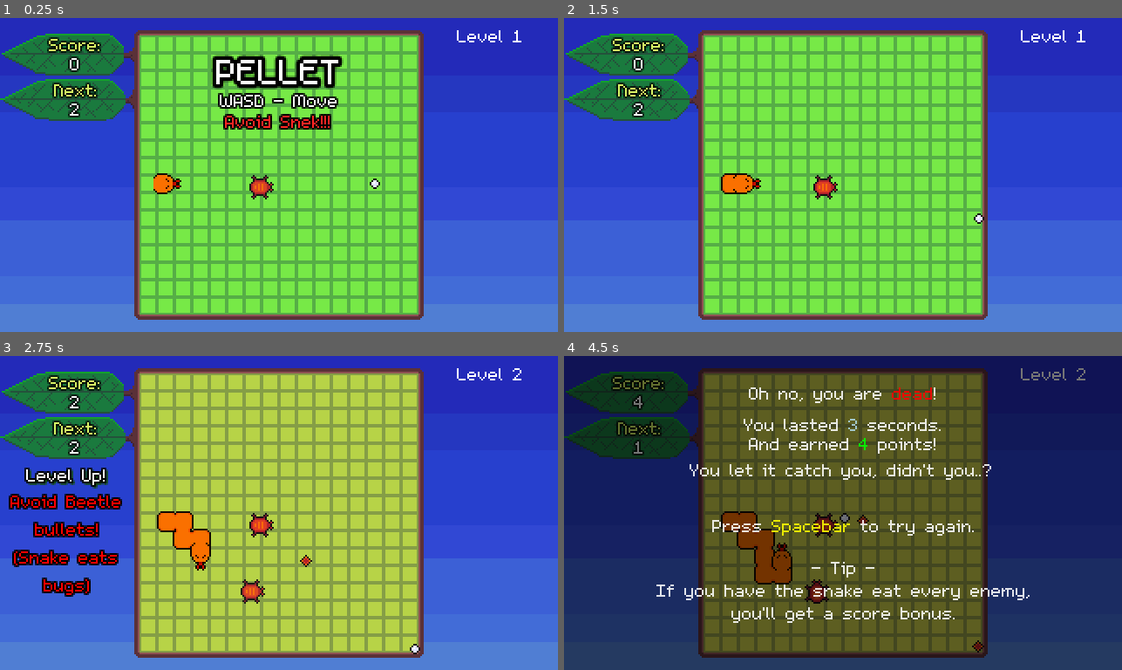
Above: before the commit, frames 1-4 (two rows, left to right).
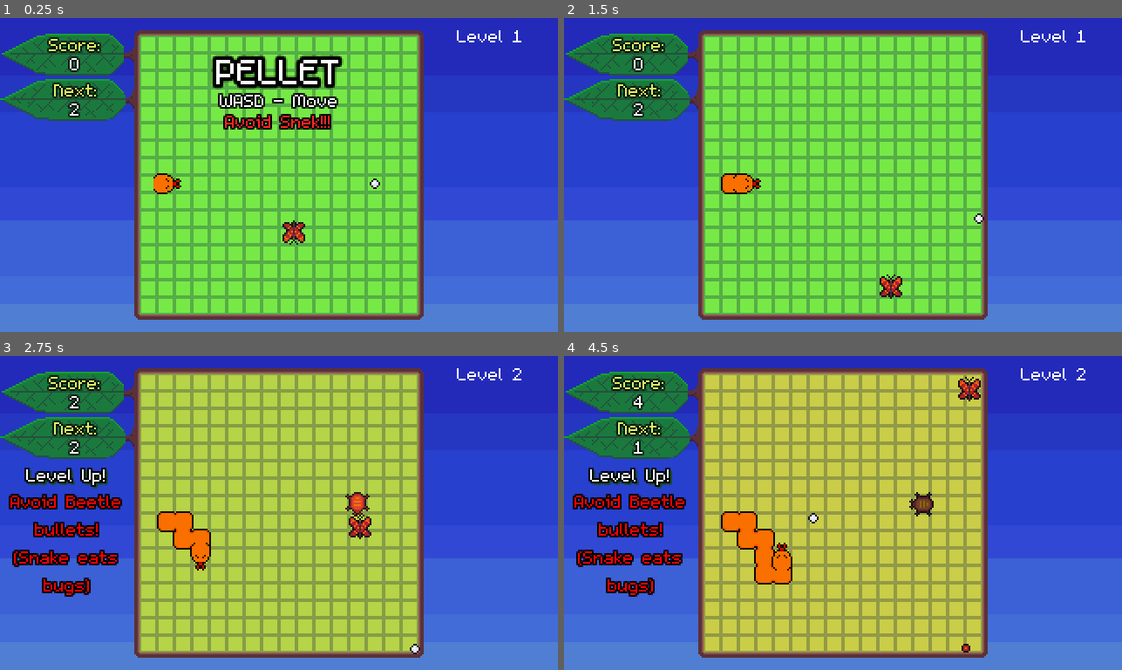
Above: after the commit, the same moments.

Repository: bdunko/Pellet
Game: Godot game, scene res://main.tscn
Same seed, same stepped clock (60 frames per second), same inputs: the game is played once before the commit and once after it.
Inputs:
- Up to frame 1 (0.25 s): no input
- Up to frame 2 (1.5 s): hold D (right) 0.53-1.28 s; hold S (down) from 1.28 s (still down)
- Up to frame 3 (2.75 s): release S (down) at 2.03 s; hold D (right) from 2.03 s (still down)
- Up to frame 4 (4.5 s): release D (right) at 2.78 s; hold W (up) 2.78-3.53 s; hold A (left) from 3.53 s (still down)

The runs differ from the first frame. In frame 1, 0.4% of the frame differs, in the area x 44-55%, y 50-73%; in frame 2, 0.4%; in frame 3, 0.9%; in frame 4, 99%, in the area x 0-100%, y 0-100%.

Commit message:
bullet fade

Diff:
--- a/bouncing_bullet.gd
+++ b/bouncing_bullet.gd
@@ -9,8 +9,15 @@
 
 var COLLISIONS_BEFORE_FREE = 3
 var num_collisions = 0
+var mod_target = 1.0
 
 func _process(delta):
+	modulate.a = lerp(modulate.a, mod_target, 20 * delta)
+	modulate.r = lerp(modulate.r, mod_target, 20 * delta)
+	modulate.g = lerp(modulate.g, mod_target, 20 * delta)
+	if modulate.r == 0:
+		queue_free()
+
 	var collision: KinematicCollision2D = move_and_collide(velocity * delta)
 	if collision:
 		_update_num_collisions()
@@ -29,4 +36,9 @@
 func _update_num_collisions():
 	num_collisions += 1
 	if num_collisions == COLLISIONS_BEFORE_FREE:
-		queue_free()
+		call_deferred("_begin_destroy")
+
+func _begin_destroy():
+	mod_target = 0.0
+	$CollisionShape2D.disabled = true
+	velocity = Vector2.ZERO
--- a/bullet.gd
+++ b/bullet.gd
@@ -13,13 +13,12 @@
 	modulate.a = lerp(modulate.a, mod_target, 20 * delta)
 	modulate.r = lerp(modulate.r, mod_target, 20 * delta)
 	modulate.g = lerp(modulate.g, mod_target, 20 * delta)
+	if modulate.r == 0:
+		queue_free()
 
 	var collide = move_and_collide(velocity  * delta)
 	if collide != null:
 		call_deferred("_begin_destroy")
-
-	if modulate.r == 0:
-		queue_free()
 
 func _on_collide_with_bug(body):
 	if body != bug_owner:
--- a/main.tscn
+++ b/main.tscn
@@ -14,7 +14,7 @@
 [ext_resource type="Texture2D" uid="uid://cay5ftkmugouq" path="res://assets/sky_morning.png" id="6_7fbtx"]
 [ext_resource type="PackedScene" uid="uid://xe84in6ej3m7" path="res://pellet.tscn" id="6_dvu1o"]
 [ext_resource type="PackedScene" uid="uid://de227doiyv2qb" path="res://snake.tscn" id="7_ertux"]
-[ext_resource type="PackedScene" uid="uid://nmggdkaqks7m" path="res://beetle.tscn" id="14_in4lh"]
+[ext_resource type="PackedScene" uid="uid://bgjm1nfpl3dji" path="res://moth.tscn" id="14_iufdd"]
 
 [sub_resource type="RectangleShape2D" id="RectangleShape2D_ji84y"]
 size = Vector2(4.5, 166)
@@ -289,8 +289,8 @@
 [node name="Bugs" type="Node2D" parent="."]
 z_index = 1600
 
-[node name="Beetle" parent="Bugs" instance=ExtResource("14_in4lh")]
-position = Vector2(150, 97)
+[node name="Moth" parent="Bugs" instance=ExtResource("14_iufdd")]
+position = Vector2(165, 112)
 
 [node name="Snakes" type="Node2D" parent="."]
 
--- a/moth.gd
+++ b/moth.gd
@@ -39,7 +39,7 @@
 		if collision:
 			var reflect = collision.get_remainder().bounce(collision.get_normal())
 			velocity = velocity.bounce(collision.get_normal())
-			if velocity.y > velocity.x:
+			if abs(velocity.y) > abs(velocity.x):
 				if velocity.y > 0:
 					rotation_degrees = -180
 				else:
